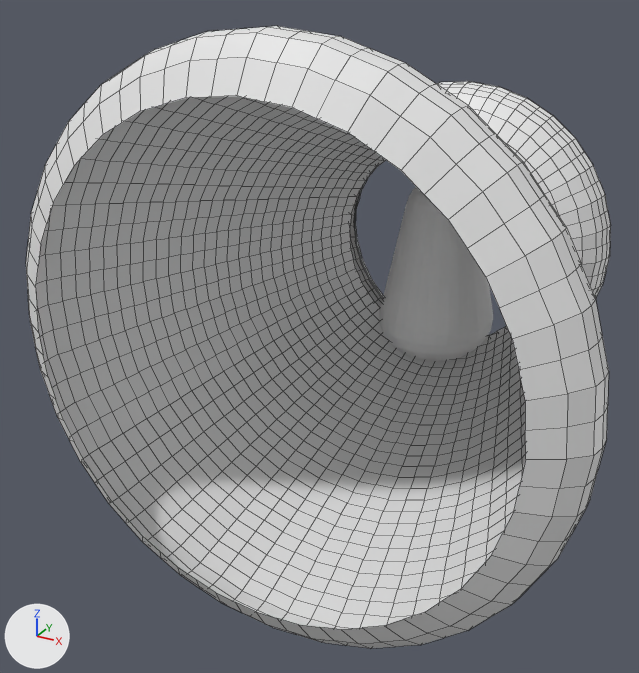
The Blender file Assets/Models/Character/Wichtel/Wichtel-neu/Robe_V3.blend as it was, and as the next commit left it.
Before and after are seen from a 50 mm lens placed at (0.379, -1.002, 0.372), pointed at (-0.047, -0.227, -0.016). Every picture has the same lights, and +X, +Y and +Z are marked at lower left. Mesh edges are drawn as thin lines on the coarser meshes.

The first picture shows 'Robe', 'RobeUnderArm'.
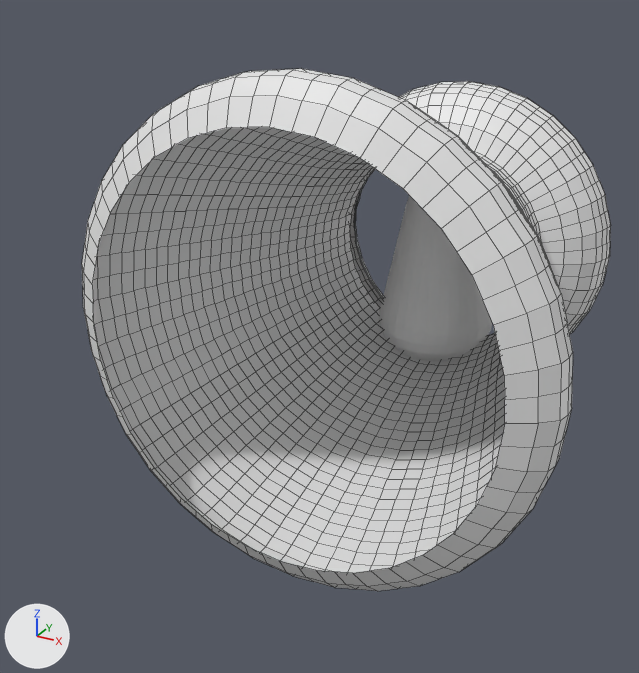
Commit message: Edited robe

Pixel boxes [x1, y1, x2, y2] of what changed, in the pictures (639 x 673 px; the box of a moved part takes in the faces that stretch with it):
'Robe', reshaped (10% narrower, 16% shorter): before [26, 26, 611, 648]; after [82, 69, 611, 591]
part 1 of me_robe, moved or reshaped: before [26, 26, 609, 648]; after [82, 69, 573, 591]

Edits to the bpy script that builds the scene:
```text
Change me_robe:
    used by ob_robe; location = (0.0, 0.0, 0.0)
    remove me_robe.from_pydata(...)  # 2880 vertices, 2816 faces; spans x -0.288..0.288, y -0.439..0.082, z -0.259..0.317
    add me_robe.from_pydata(...)  # 2880 vertices, 2816 faces; spans x -0.252..0.252, y -0.395..0.082, z -0.223..0.281
    me_robe part 1: 1920 of 2880 vertices moved; they spanned x -0.288..0.288, y -0.439..-0.011, z -0.259..0.317 and now span x -0.252..0.252, y -0.395..-0.01, z -0.223..0.281; mean shift (0.0, 0.019, 0.0); largest move (0.0, -0.425, -0.239) -> (0.0, -0.382, -0.206)
```
